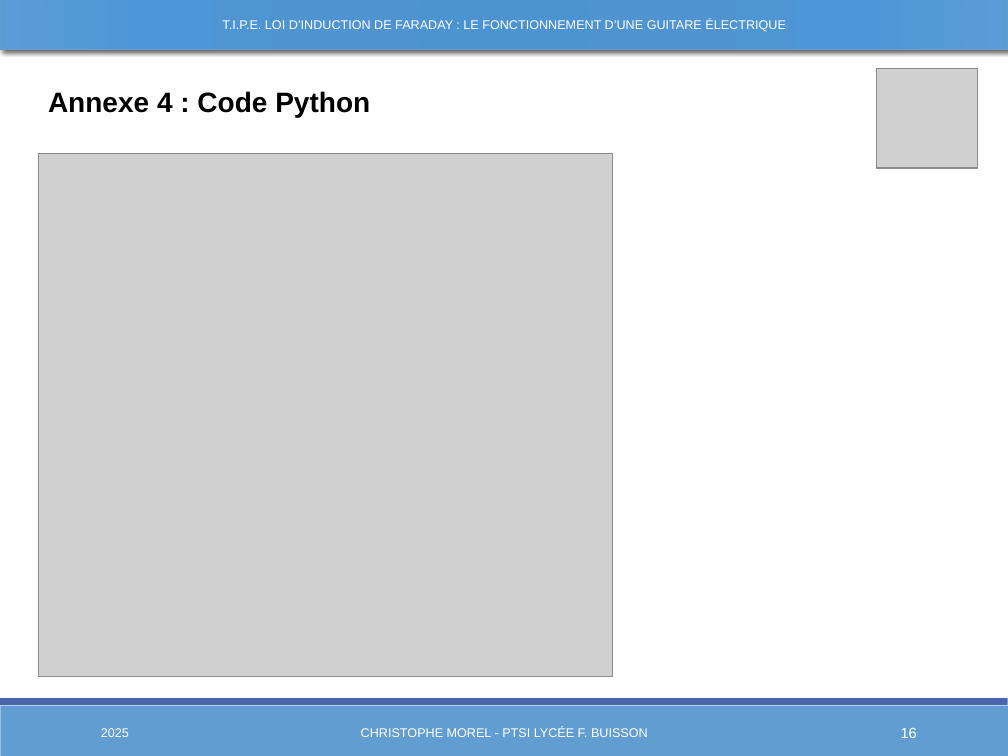
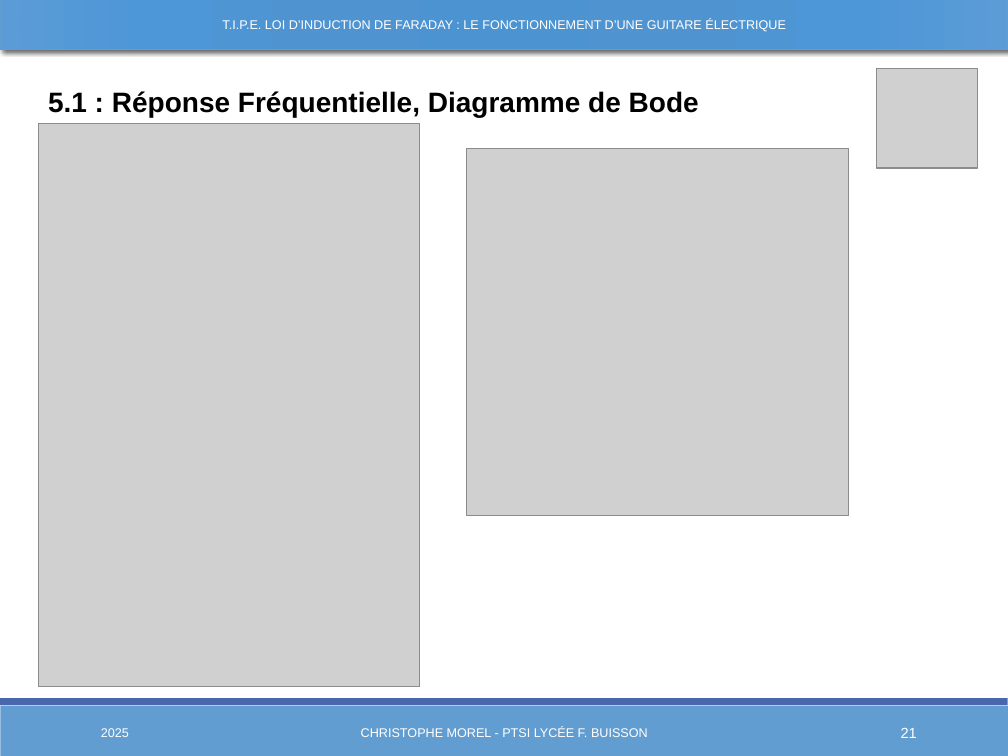
Before and after one commit to Chrismorel7/TIPE---Micro_guitare_elec, a slide deck: slide 21 of Views/Presentation3.pptx (slide 16 before the commit). Drawn at 1008x756 pixels with LibreOffice and Linux fonts; fonts in the diff are those of the drawing; grey boxes stand for pictures. Boxes give left, top, right and bottom in pixels: in the first picture for what was removed or moved away, otherwise in the second. Text is boxed around its words. In the diff, an @@ line names an element or a change of style, - is before the commit and + after.

```diff
--- a/Views/Presentation3.pptx
+++ b/Views/Presentation3.pptx
@@ text at (48, 91, 699, 117): text changed @@
-Annexe 4 : Code Python
+5.1 : Réponse Fréquentielle, Diagramme de Bode
@@ picture: place and size @@
-picture at (38, 153, 613, 676)
+picture at (38, 124, 420, 687)
@@ picture added at (467, 148, 849, 515) @@
@@ page number at (901, 728, 917, 738): text changed @@
-16
+21
```
Also in this commit, not shown: 14 other slides changed, 6 slides added, 15 other files.
